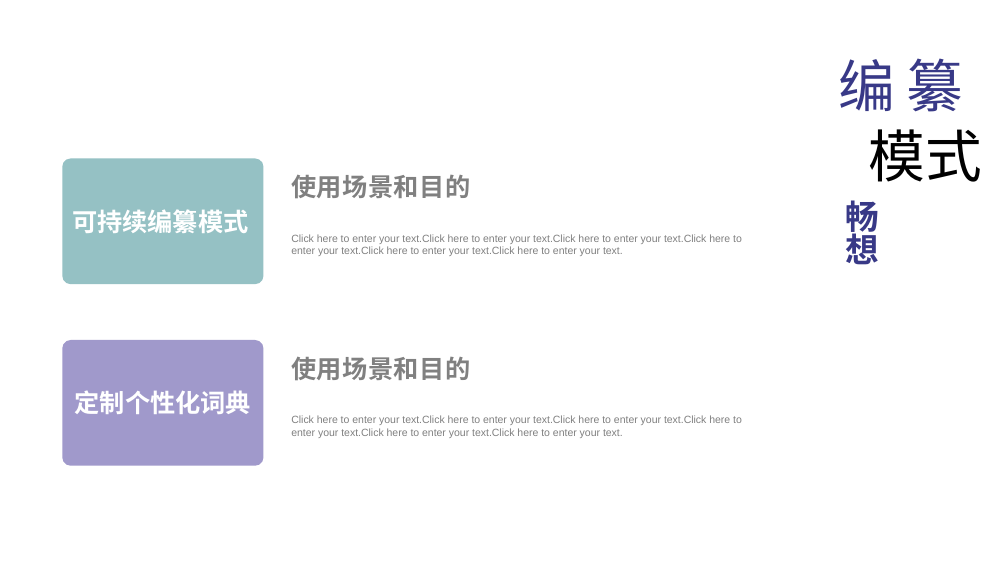
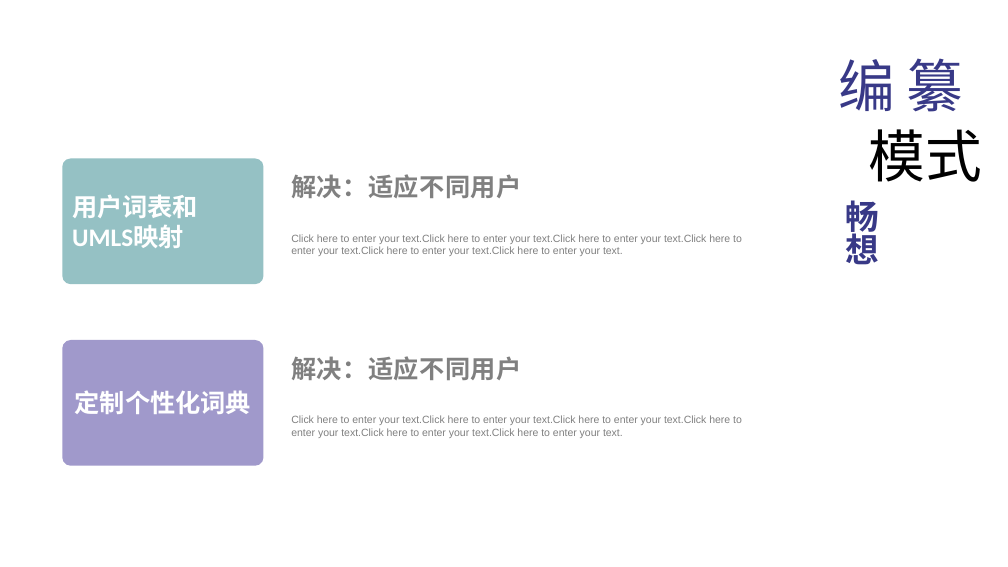
Before and after one commit to peijiawen98/TLK_1107, a slide deck: slide 17 of 电子词典需求分析.pptx. Drawn at 1008x567 pixels with LibreOffice and Linux fonts; fonts in the diff are those of the drawing. Boxes give left, top, right and bottom in pixels: in the first picture for what was removed or moved away, otherwise in the second. Text is boxed around its words. In the diff, an @@ line names an element or a change of style, - is before the commit and + after.

```diff
--- a/电子词典需求分析.pptx
+++ b/电子词典需求分析.pptx
@@ text at (291,174,521,198): text changed @@
-使用场景和目的
+解决：适应不同用户
@@ text in rounded rectangle at (72,194,198,248): text changed @@
-可持续编纂模式
+用户词表和UMLS映射
@@ text at (291,356,521,380): text changed @@
-使用场景和目的
+解决：适应不同用户
```
Also in this commit, not shown: 3 other slides changed.
